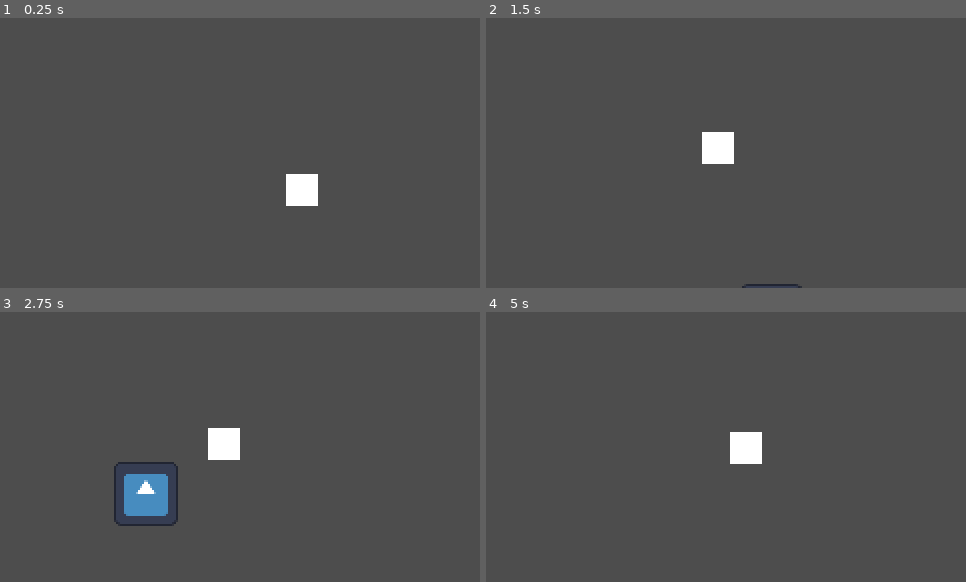
Above: before the commit, frames 1-4 (two rows, left to right).
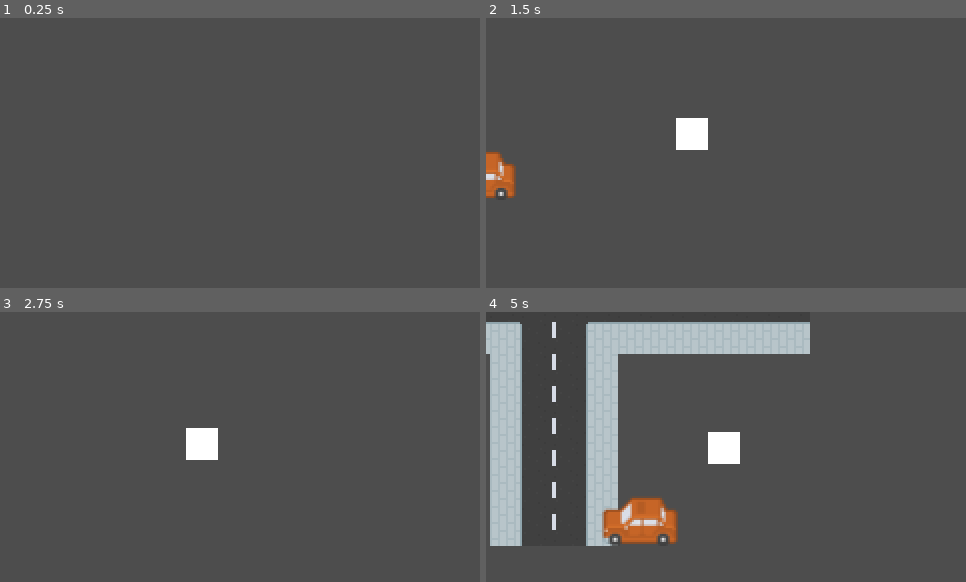
Above: after the commit, the same moments.

Repository: sjerpsthomas/groove-theft-auto
Game: Godot game, scene res://world/world.tscn
Two runs of this game, one before a commit and one after it. Both use one fixed random seed, a clock stepped at 60 frames per second and the inputs below. The engine's default icon, where the game draws it, is replaced by a stand-in: a white triangle on a blue panel in a dark square.
Inputs:
- Up to frame 1 (0.25 s): no input
- Up to frame 2 (1.5 s): tap Enter (player_mount) at 0.5, 1.35 s; hold D (player_right) 0.53-1.28 s; hold Enter (player_mount) 0.53-1.28 s; hold S (player_down) from 1.28 s (still down)
- Up to frame 3 (2.75 s): release S (player_down) at 2.03 s; hold D (player_right) from 2.03 s (still down); hold Enter (player_mount) from 2.03 s (still down)
- Up to frame 4 (5 s): release D (player_right) at 2.78 s; release Enter (player_mount) at 2.78 s; hold W (player_up) 2.78-3.53 s; tap Enter (player_mount) at 2.85, 4.35 s; hold Enter (player_mount) 3.53-4.28 s; hold A (player_left) from 3.53 s (still down)

The runs differ from the first frame. In frame 1, 0.8% of the frame differs, in the area x 59-67%, y 57-70%; in frame 2, 2.4%; in frame 3, 2.9%; in frame 4, 19%, in the area x 0-68%, y 3-87%.

Commit message:
auto animatie

Diff:
--- a/car/car.gd
+++ b/car/car.gd
@@ -4,9 +4,9 @@
 @onready var cars := get_parent()
 @onready var world := cars.get_parent()
 
-@onready var sprite := $Sprite as Sprite2D
+var active := true
 
-var active := true
+var rot := 0.0
 
 
 func _on_area_2d_body_entered(body: Node2D) -> void:
@@ -36,4 +36,30 @@
 
 
 func update_sprite(angle: float) -> void:
-	sprite.rotation = angle
+	rot = lerp_angle(rot, angle, 0.15)
+
+	var angle_deg := fposmod(rad_to_deg(rot), 360.0)
+	if angle_deg > 180: angle_deg -= 360
+
+	var effective_angle := angle_deg
+
+	var sprite: int
+
+	if angle_deg >=  -45 and angle_deg <=   45:
+		sprite = 0
+		effective_angle -= 0
+	if angle_deg >=   45 and angle_deg <=  135:
+		sprite = 1
+		effective_angle -= 90
+	if angle_deg >=  135 or  angle_deg <= -135:
+		sprite = 2
+		effective_angle -= 180
+	if angle_deg >= -135 and angle_deg <=  -45:
+		sprite = 3
+		effective_angle -= 270
+
+	for s: Sprite2D in $Sprite.get_children(): s.visible = false
+	var sprite2d: Sprite2D = $Sprite.get_child(sprite)
+
+	sprite2d.visible = true
+	sprite2d.rotation_degrees = effective_angle
--- a/car/car.tscn
+++ b/car/car.tscn
@@ -1,7 +1,10 @@
-[gd_scene load_steps=4 format=3 uid="uid://dohpkoyty6led"]
+[gd_scene load_steps=7 format=3 uid="uid://dohpkoyty6led"]
 
 [ext_resource type="Script" path="res://car/car.gd" id="1_5pxua"]
-[ext_resource type="Texture2D" uid="uid://cf22ai2dds27r" path="res://icon.svg" id="1_gskck"]
+[ext_resource type="Texture2D" uid="uid://du3ukd2nx7ly5" path="res://car/car_left.png" id="2_h4rl8"]
+[ext_resource type="Texture2D" uid="uid://b222ut01k4g3k" path="res://car/car_right.png" id="3_ihect"]
+[ext_resource type="Texture2D" uid="uid://dgypnpq3xindk" path="res://car/car_up.png" id="4_y207h"]
+[ext_resource type="Texture2D" uid="uid://725jibgtp8wu" path="res://car/car_down.png" id="5_2h36a"]
 
 [sub_resource type="CircleShape2D" id="CircleShape2D_crdq1"]
 radius = 27.4591
@@ -9,9 +12,22 @@
 [node name="Car" type="Node2D"]
 script = ExtResource("1_5pxua")
 
-[node name="Sprite" type="Sprite2D" parent="."]
-scale = Vector2(0.25, 0.25)
-texture = ExtResource("1_gskck")
+[node name="Sprite" type="Node2D" parent="."]
+
+[node name="Right" type="Sprite2D" parent="Sprite"]
+visible = false
+texture = ExtResource("3_ihect")
+
+[node name="Down" type="Sprite2D" parent="Sprite"]
+visible = false
+texture = ExtResource("5_2h36a")
+
+[node name="Left" type="Sprite2D" parent="Sprite"]
+texture = ExtResource("2_h4rl8")
+
+[node name="Up" type="Sprite2D" parent="Sprite"]
+visible = false
+texture = ExtResource("4_y207h")
 
 [node name="Area2D" type="Area2D" parent="."]
 
--- a/world/camera.gd
+++ b/world/camera.gd
@@ -2,12 +2,20 @@
 
 
 @export var player: Player
+
+var timer := 0.0
 
 
 func _process(delta: float) -> void:
 	var pos := player.global_position
 	pos += player.velocity * 0.5
 
+	if player.mounted_car != null:
+		timer += delta
+
+	var shake_offset := Vector2(sin(6.7 * timer + 2), sin(5.592 * timer)) * (2 + player.velocity.length() * .1)
+	pos += shake_offset
+
 	global_position = global_position.lerp(pos, 0.04)
 
 	var target_zoom := 1.0 if player.mounted_car == null else 0.7
--- a/world/world.gd
+++ b/world/world.gd
@@ -4,7 +4,3 @@
 @onready var cars := $Cars
 
 var selected_car: Car
-
-#
-#func _process(delta: float) -> void:
-	#print(selected_car)
--- a/world/world.tscn
+++ b/world/world.tscn
@@ -1153,12 +1153,12 @@
 tile_set = SubResource("TileSet_dngee")
 
 [node name="Player" parent="." instance=ExtResource("1_21jan")]
-position = Vector2(57, 34)
+position = Vector2(-52, -257)
 
 [node name="Cars" type="Node" parent="."]
 
 [node name="Car" parent="Cars" instance=ExtResource("2_07fui")]
-position = Vector2(159, 134)
+position = Vector2(-84, -221)
 
 [node name="Camera" type="Camera2D" parent="." node_paths=PackedStringArray("player")]
 script = ExtResource("4_1ki31")
Binary file added: car/car_down.png
Not shown, added: car/car_down.png.import
Binary file added: car/car_left.png
Not shown, added: car/car_left.png.import
Binary file added: car/car_right.png
Not shown, added: car/car_right.png.import
Binary file added: car/car_up.png
Not shown, added: car/car_up.png.import
